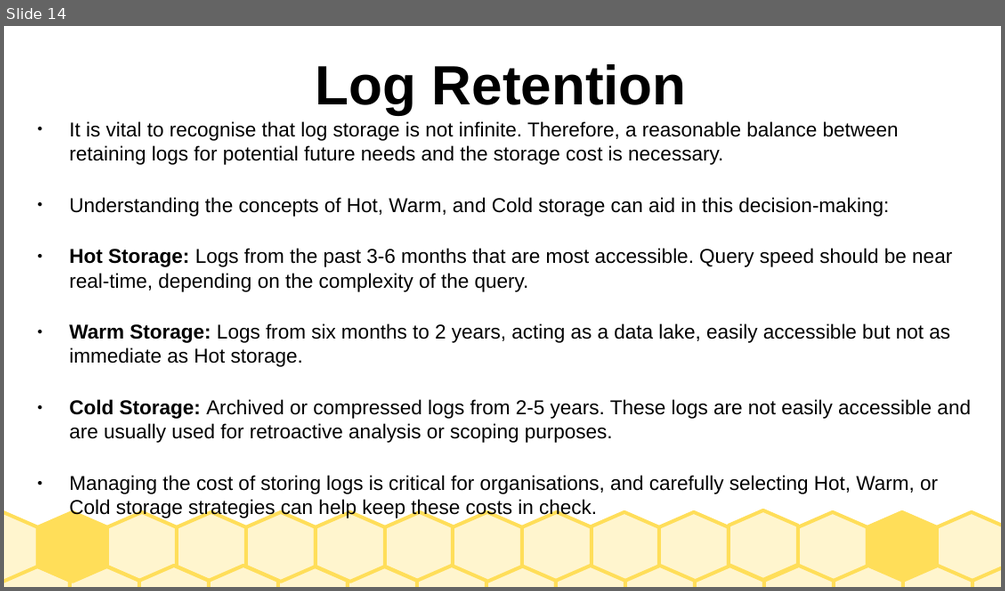
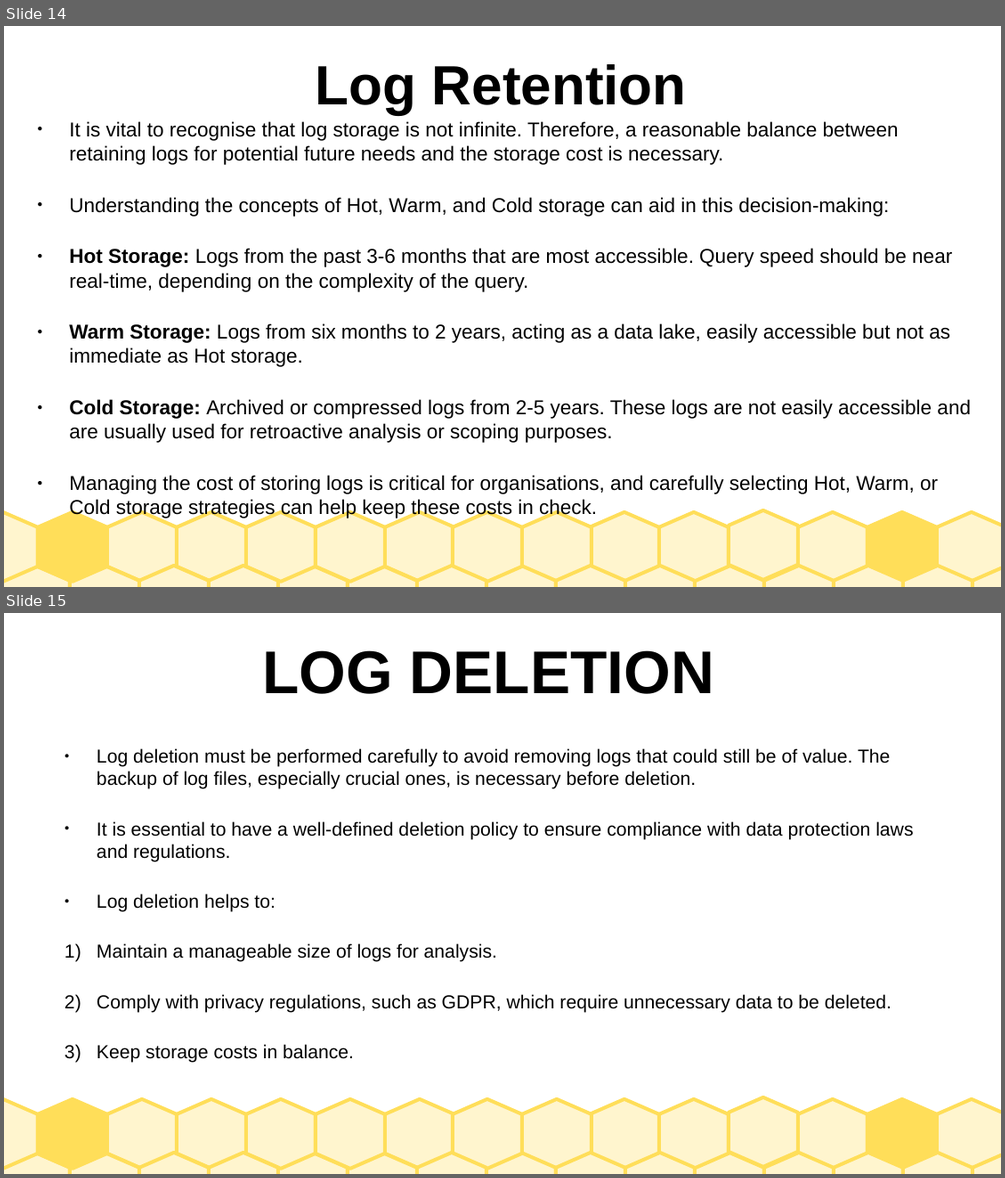
Before and after one commit to debrahnyatichi/TryHackMe, a slide deck: SOCLEVEL2/SOCLEVEL2.odp. Shown one above the other, each under a label of ours: slide 14 before the commit, slides 14 and 15 after it. The pictures are 1005x591 and 1005x1178 pixels, drawn with LibreOffice and Linux fonts; fonts in the diff are those of the drawing. Boxes give left, top, right and bottom in pixels: in the first picture for what was removed or moved away, otherwise in the second. Text is boxed around its words. In the diff, an @@ line names an element or a change of style, - is before the commit and + after.

Commit message:
Log Deletion

```diff
--- a/SOCLEVEL2/SOCLEVEL2.odp
+++ b/SOCLEVEL2/SOCLEVEL2.odp
@@ slide 15 added at box(4, 613, 1001, 1174), background #FFFFFF; not listed: 30 template elements that a slide beside it also shows @@
@@ title added at box(263, 650, 714, 694), 48 pt, text #000000, bold @@
+LOG DELETION
@@ text added at box(97, 748, 913, 1062), 15 pt, text #000000 @@
+● Log deletion must be performed carefully to avoid removing logs that could still be of value. The backup of log files, especially crucial ones, is necessary before deletion.
+● It is essential to have a well-defined deletion policy to ensure compliance with data protection laws and regulations.
+● Log deletion helps to:
+1) Maintain a manageable size of logs for analysis.
+2) Comply with privacy regulations, such as GDPR, which require unnecessary data to be deleted.
+3) Keep storage costs in balance.
```
Also in this commit, not shown: 1 other file.
